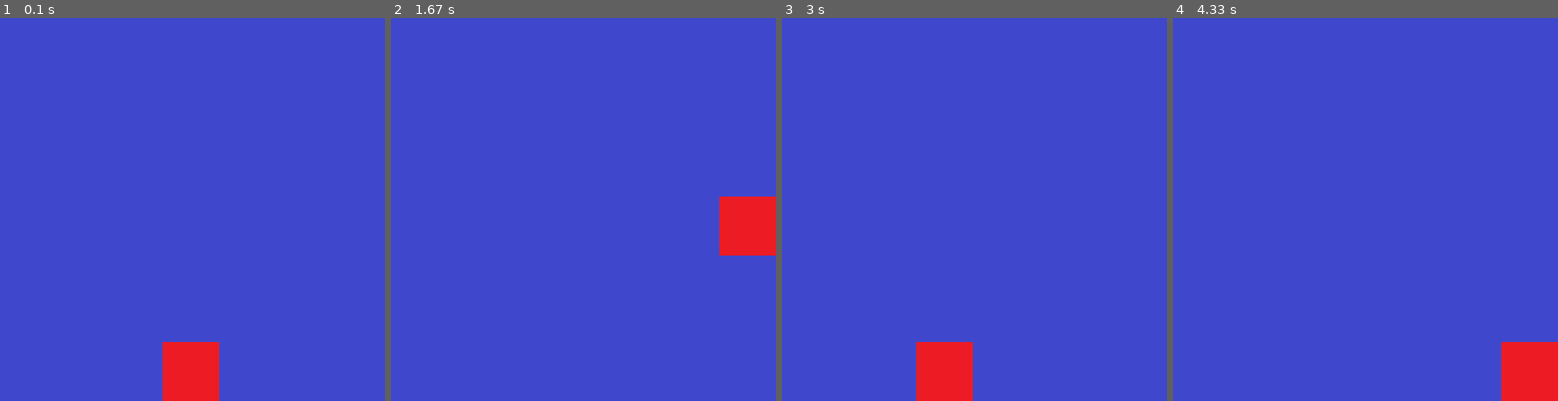
Above: before the commit, frames 1-4 (left to right).
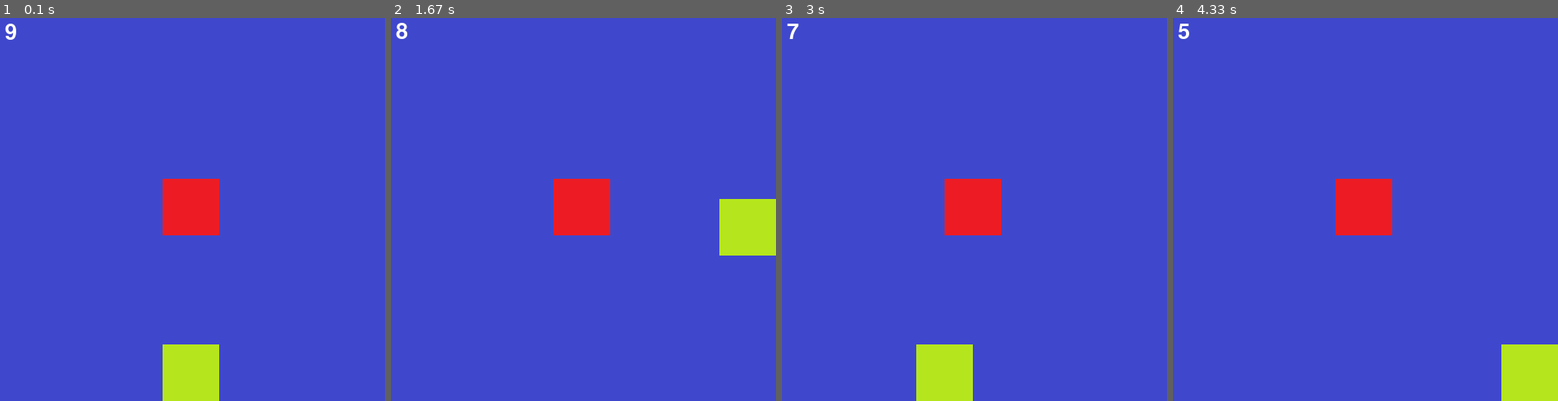
Above: after the commit, the same moments.

Repository: ChaeHyunsic/Python
Game: pygame game, started from pygame_pang/Initial_value.py
Same seed, same stepped clock (60 frames per second), same inputs: the game is played once before the commit and once after it.
Inputs:
- Up to frame 1 (0.1 s): no input
- Up to frame 2 (1.67 s): hold Right 0.33-0.8 s; hold Up 0.83-1.13 s
- Up to frame 3 (3 s): hold Down 2.23-2.53 s; hold Left 2.57-2.97 s
- Up to frame 4 (4.33 s): hold Right 3.4-4.03 s

The runs differ from the first frame. In frame 1, 4.5% of the frame differs, in the area x 1-57%, y 1-100%; in frame 2, 4.5%, in the area x 1-100%, y 1-63%; in frame 3, 4.5%; in frame 4, 4.5%.

Commit message:
add damage and timer function

Diff:
--- a/pygame_pang/Initial_value.py
+++ b/pygame_pang/Initial_value.py
@@ -24,8 +24,23 @@
 current_x_pos = 0
 current_y_pos = 0
 
+# 보스 캐릭터 설정
+boss = pygame.image.load("D:\\작업\\Python\\pygame_pang\\boss.png")
+boss_size = boss.get_rect().size
+boss_width = boss_size[0]
+boss_height = boss_size[1]
+boss_x_pos = screen_width / 2 - boss_width / 2
+boss_y_pos = screen_height / 2 - boss_height / 2
+
 # FPS 설정
 clock = pygame.time.Clock()
+
+# 폰트 설정
+font = pygame.font.Font(None, 40)
+
+# 최대 플레이 시간 설정
+maximum_playtime = 10
+start_playtime = pygame.time.get_ticks()
 
 # 화면 타이틀 설정
 pygame.display.set_caption("pygame_pang")
@@ -69,8 +84,30 @@
     elif character_y_pos > screen_height - character_height:
         character_y_pos = screen_height - character_height
 
+    # 데미지 기능 설정
+    character_rect = character.get_rect()
+    character_rect.left = character_x_pos
+    character_rect.top = character_y_pos
+
+    boss_rect = boss.get_rect()
+    boss_rect.left = boss_x_pos
+    boss_rect.top = boss_y_pos
+
+    # 데미지 기능 활성화
+    if character_rect.colliderect(boss_rect):
+        running = False
+
+    # 시간 제한 설정
+    playtime = (pygame.time.get_ticks() - start_playtime) / 1000
+    timer = font.render(
+        str(int(maximum_playtime - playtime)), True, (255, 255, 255))
+    if maximum_playtime - playtime <= 0:
+        running = False
+
     screen.blit(background, (0, 0))  # 배경 설정 활성화
     screen.blit(character, (character_x_pos, character_y_pos))  # 캐릭터 설정 활성화
+    screen.blit(boss, (boss_x_pos, boss_y_pos))  # 보스 캐릭터 설정 활성화
+    screen.blit(timer, (10, 10))    # 시간 제한 설정 활성화
 
     pygame.display.update()  # 변경사항 반영
 
Binary file changed: pygame_pang/background_color.png
Binary file added: pygame_pang/boss.png
Binary file changed: pygame_pang/character.png
